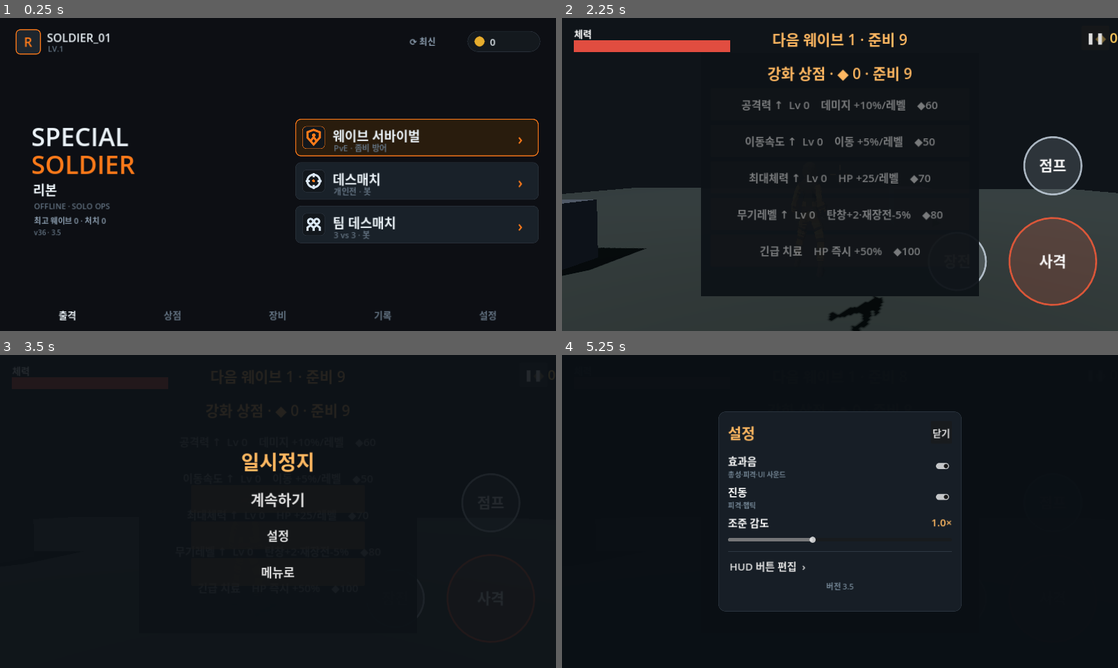
Above: before the commit, frames 1-4 (two rows, left to right).
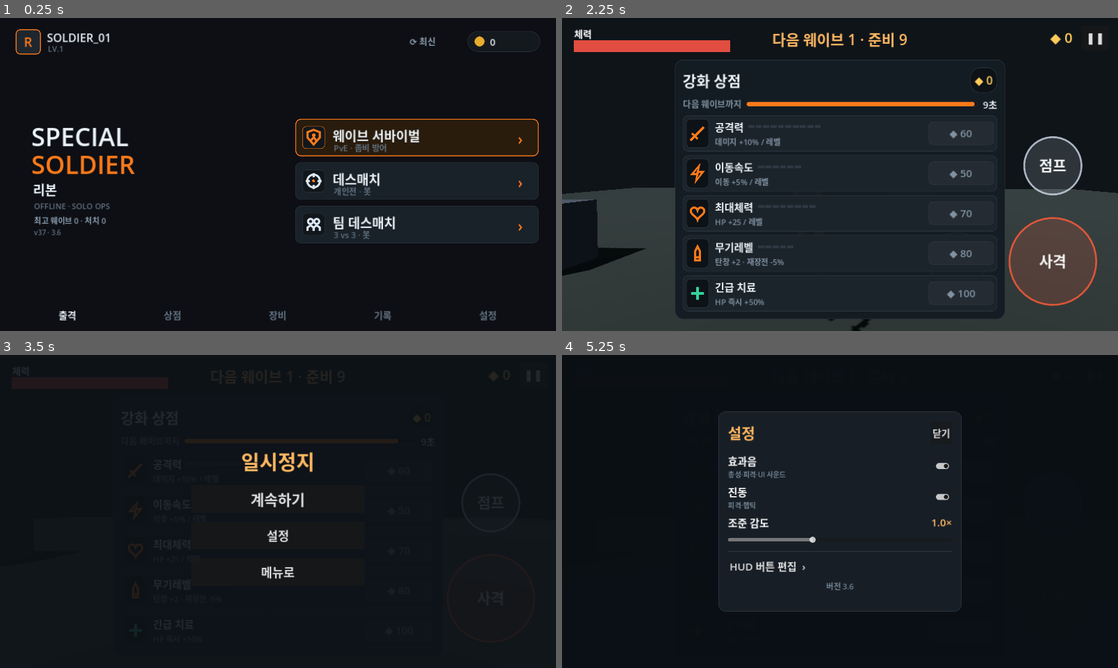
Above: after the commit, the same moments.

Repository: jjongjjongs/Reborn
Game: Godot game, scene res://Menu.tscn
The game is run twice, just before and just after one commit, with the same random seed, the same clock (stepped at 60 frames per second) and the same inputs.
Inputs (mouse positions are in pixels of both pictures, inside the frame that each line leads up to):
- Up to frame 1 (0.25 s): no input
- Up to frame 2 (2.25 s): click "⟳ 최신" at 0.5 s; click "닫기" at 1.25 s; click (979, 136) at 2.02 s
- Up to frame 3 (3.5 s): click "❚❚" at 2.75 s
- Up to frame 4 (5.25 s): click "계속하기" at 3.5 s; click "❚❚" at 4.25 s; click "설정" at 5 s

The runs differ from the first frame. In frame 1, less than 0.1% of the frame differs, in the area x 7-11%, y 67-70%; in frame 2, 14%, in the area x 20-100%, y 4-97%; in frame 3, less than 0.1%; in frame 4, less than 0.1%.

Commit message:
feat: 강화 상점 카드형 개편 + 포인트/일시정지 겹침 수정 (v37)
- shop.gd: 시안(02) 적용 — 헤더(제목 + 보유 ◆ 알약), 다음 웨이브까지 타이머 바,
  항목별 카드(아이콘 · 레벨 핍 · 효과 · 구매 버튼). 살 수 없으면 버튼 흐리게,
  최대면 '최대', 긴급 치료는 초록. 구매 시 효과음. 패널은 상단 HUD(체력·웨이브)
  아래부터 시작해 가리지 않음.
- mode_icon.gd: 상점 아이콘 추가(공격력=칼, 이동속도=번개, 체력=하트,
  무기=탄환, 치료=플러스).
- main.gd: 포인트(◆) 라벨을 우상단 일시정지 버튼 왼쪽으로 이동(겹침 해소).
- Xvfb 렌더로 실제 화면 확인.
- 버전 36→37 (3.5→3.6)

Co-Authored-By: Claude Opus 5.5 <noreply@anthropic.com>
Claude-Session: https://claude.ai/code/session_017gCHGQkLFHx2VS6S1QuV14

Diff:
--- a/game/main.gd
+++ b/game/main.gd
@@ -130,7 +130,7 @@
 	_pts_lbl = _mk_label("◆ 0", 32, Vector2.ZERO)
 	_pts_lbl.add_theme_color_override("font_color", Color(1.0, 0.8, 0.35))
 	_pts_lbl.anchor_left = 1.0; _pts_lbl.anchor_right = 1.0
-	_pts_lbl.offset_left = -240; _pts_lbl.offset_top = 22
+	_pts_lbl.offset_left = -340; _pts_lbl.offset_right = -104; _pts_lbl.offset_top = 22   # left of pause
 	_pts_lbl.horizontal_alignment = HORIZONTAL_ALIGNMENT_RIGHT
 	layer.add_child(_pts_lbl)
 
--- a/game/mode_icon.gd
+++ b/game/mode_icon.gd
@@ -24,6 +24,11 @@
 		"survival": _shield()
 		"dm": _reticle()
 		"team": _team()
+		"atk": _atk()
+		"spd": _spd()
+		"hp": _heart()
+		"wp": _ammo()
+		"heal": _plus()
 
 func _shield() -> void:
 	var pts := PackedVector2Array([
@@ -45,3 +50,28 @@
 		draw_arc(_p(cx, 8), minf(size.x, size.y) * 0.11, 0.0, TAU, 24, col, _w(), true)
 		draw_polyline(PackedVector2Array([
 			_p(cx - 4, 20), _p(cx - 4, 16), _p(cx, 13), _p(cx + 4, 16), _p(cx + 4, 20)]), col, _w(), true)
+
+func _atk() -> void:   # sword: blade, guard, grip
+	draw_line(_p(8, 16), _p(20, 4), col, _w() * 1.2, true)
+	draw_line(_p(5, 12), _p(12, 19), col, _w(), true)
+	draw_line(_p(8, 16), _p(3, 21), col, _w() * 1.2, true)
+
+func _spd() -> void:   # lightning bolt
+	draw_polyline(PackedVector2Array([_p(14, 2), _p(5, 13), _p(12, 13), _p(10, 22), _p(19, 10), _p(12, 10), _p(14, 2)]), col, _w(), true)
+
+func _heart() -> void:
+	var pts := PackedVector2Array()
+	for i in 41:
+		var t := TAU * float(i) / 40.0
+		var x := 16.0 * pow(sin(t), 3)
+		var y := 13.0 * cos(t) - 5.0 * cos(2 * t) - 2.0 * cos(3 * t) - cos(4 * t)
+		pts.append(_p(12 + x * 0.55, 11 - y * 0.55))
+	draw_polyline(pts, col, _w(), true)
+
+func _ammo() -> void:  # bullet
+	draw_polyline(PackedVector2Array([_p(9, 21), _p(9, 9), _p(12, 3), _p(15, 9), _p(15, 21), _p(9, 21)]), col, _w(), true)
+	draw_line(_p(9, 17), _p(15, 17), col, _w(), true)
+
+func _plus() -> void:
+	draw_line(_p(12, 4), _p(12, 20), col, _w() * 1.3, true)
+	draw_line(_p(4, 12), _p(20, 12), col, _w() * 1.3, true)
--- a/game/project.godot
+++ b/game/project.godot
@@ -4,8 +4,8 @@
 [application]
 
 config/name="스페셜솔져 리본"
-config/version="3.5"
-config/build_code=36
+config/version="3.6"
+config/build_code=37
 run/main_scene="res://Menu.tscn"
 config/icon="res://icon.svg"
 config/quit_on_go_back=false
--- a/game/shop.gd
+++ b/game/shop.gd
@@ -1,62 +1,152 @@
 class_name UpgradeShop
 extends Control
-## M4 in-run upgrade shop. Visible during prep; spend points on escalating
-## upgrades (PVENET2 model). Buttons are GUI (TouchInput is suppressed while the
-## shop is open via Controls.shop_open). Laid out from the viewport size so it
-## stays centered regardless of device resolution.
+## In-run upgrade shop shown during the prep phase between waves. Card layout:
+## header (title + points pill), prep timer bar, and one card per upgrade with
+## an icon, level pips, effect text and a buy button (dimmed when unaffordable,
+## "최대" when maxed). TouchInput is suppressed while open (Controls.shop_open).
 
 const UPG := [
-	{"id": "atk", "name": "공격력 ↑", "effect": "데미지 +10%/레벨", "base": 60, "mul": 1.5, "max": 10},
-	{"id": "spd", "name": "이동속도 ↑", "effect": "이동 +5%/레벨", "base": 50, "mul": 1.5, "max": 6},
-	{"id": "hp", "name": "최대체력 ↑", "effect": "HP +25/레벨", "base": 70, "mul": 1.5, "max": 8},
-	{"id": "wp", "name": "무기레벨 ↑", "effect": "탄창+2·재장전-5%", "base": 80, "mul": 1.6, "max": 5},
+	{"id": "atk", "name": "공격력", "effect": "데미지 +10% / 레벨", "base": 60, "mul": 1.5, "max": 10},
+	{"id": "spd", "name": "이동속도", "effect": "이동 +5% / 레벨", "base": 50, "mul": 1.5, "max": 6},
+	{"id": "hp", "name": "최대체력", "effect": "HP +25 / 레벨", "base": 70, "mul": 1.5, "max": 8},
+	{"id": "wp", "name": "무기레벨", "effect": "탄창 +2 · 재장전 -5%", "base": 80, "mul": 1.6, "max": 5},
 	{"id": "heal", "name": "긴급 치료", "effect": "HP 즉시 +50%", "base": 100, "mul": 1.0, "max": -1},
 ]
-const PANEL_W := 640.0
-const PANEL_H := 560.0
-
-var _panel: ColorRect
-var _vb: VBoxContainer
-var _title: Label
+const PANEL_W := 760.0
+const PANEL_H := 572.0
+const PREP_MAX := 9.0
+
+const C_ACCENT := Color(1.0, 0.48, 0.10)
+const C_OK := Color(0.21, 0.83, 0.61)
+const C_PANEL := Color(0.08, 0.11, 0.14, 0.97)
+const C_CARD := Color(0.11, 0.14, 0.17)
+const C_LINE := Color(0.18, 0.22, 0.26)
+const C_FG := Color(0.92, 0.95, 0.97)
+const C_DIM := Color(0.50, 0.57, 0.63)
+
+var _panel: PanelContainer
+var _pts: Label
+var _timer_bar: ProgressBar
+var _timer_lbl: Label
 var _rows: Array = []
 
 func _ready() -> void:
 	mouse_filter = Control.MOUSE_FILTER_IGNORE
-	_panel = ColorRect.new()
-	_panel.color = Color(0.05, 0.07, 0.09, 0.95)
+	_panel = PanelContainer.new()
+	_panel.add_theme_stylebox_override("panel", _sb(C_PANEL, C_LINE, 1, 18, 18))
+	_panel.mouse_filter = Control.MOUSE_FILTER_STOP
 	add_child(_panel)
-
-	_vb = VBoxContainer.new()
-	_vb.add_theme_constant_override("separation", 10)
-	add_child(_vb)
-
-	_title = Label.new()
-	_title.text = "강화 상점"
-	_title.add_theme_font_size_override("font_size", 34)
-	_title.add_theme_color_override("font_color", Color(1.0, 0.72, 0.38))
-	_title.horizontal_alignment = HORIZONTAL_ALIGNMENT_CENTER
-	_vb.add_child(_title)
+	var v := VBoxContainer.new(); v.add_theme_constant_override("separation", 9)
+	_panel.add_child(v)
+
+	# header: title + points pill
+	var head := HBoxContainer.new()
+	var t := Label.new(); t.text = "강화 상점"
+	t.add_theme_font_size_override("font_size", 34)
+	t.add_theme_color_override("font_color", C_FG)
+	t.size_flags_horizontal = Control.SIZE_EXPAND_FILL
+	head.add_child(t)
+	var pill := PanelContainer.new()
+	pill.add_theme_stylebox_override("panel", _sb(Color(0.05, 0.07, 0.09), C_LINE, 1, 22, 10))
+	_pts = Label.new(); _pts.add_theme_font_size_override("font_size", 26)
+	_pts.add_theme_color_override("font_color", Color(1.0, 0.8, 0.35))
+	pill.add_child(_pts)
+	head.add_child(pill)
+	v.add_child(head)
+
+	# prep timer
+	var tr := HBoxContainer.new(); tr.add_theme_constant_override("separation", 12)
+	var tl := Label.new(); tl.text = "다음 웨이브까지"
+	tl.add_theme_font_size_override("font_size", 20); tl.add_theme_color_override("font_color", C_DIM)
+	tr.add_child(tl)
+	_timer_bar = ProgressBar.new()
+	_timer_bar.min_value = 0.0; _timer_bar.max_value = PREP_MAX; _timer_bar.show_percentage = false
+	_timer_bar.custom_minimum_size = Vector2(0, 10)
+	_timer_bar.size_flags_horizontal = Control.SIZE_EXPAND_FILL
+	_timer_bar.size_flags_vertical = Control.SIZE_SHRINK_CENTER
+	_timer_bar.add_theme_stylebox_override("background", _sb(Color(0.04, 0.06, 0.08), C_LINE, 1, 5, 0))
+	_timer_bar.add_theme_stylebox_override("fill", _sb(C_ACCENT, C_ACCENT, 0, 5, 0))
+	tr.add_child(_timer_bar)
+	_timer_lbl = Label.new(); _timer_lbl.add_theme_font_size_override("font_size", 22)
+	_timer_lbl.add_theme_color_override("font_color", C_FG)
+	tr.add_child(_timer_lbl)
+	v.add_child(tr)
 
 	for upg in UPG:
-		var b := Button.new()
-		b.add_theme_font_size_override("font_size", 25)
-		b.custom_minimum_size = Vector2(0, 74)
-		b.pressed.connect(_buy.bind(upg))
-		_vb.add_child(b)
-		_rows.append({"btn": b, "upg": upg})
+		v.add_child(_card(upg))
 
 	visible = false
 	_relayout()
 	get_viewport().size_changed.connect(_relayout)
 
+func _card(upg: Dictionary) -> Control:
+	var heal: bool = upg["id"] == "heal"
+	var card := PanelContainer.new()
+	card.add_theme_stylebox_override("panel", _sb(C_CARD, C_LINE, 1, 12, 8))
+	var h := HBoxContainer.new(); h.add_theme_constant_override("separation", 14)
+	card.add_child(h)
+
+	var ib := PanelContainer.new()
+	ib.add_theme_stylebox_override("panel", _sb(Color(0.05, 0.07, 0.09), C_LINE, 1, 9, 0))
+	ib.custom_minimum_size = Vector2(52, 52)
+	var icon := ModeIcon.new(); icon.kind = upg["id"]
+	icon.col = C_OK if heal else C_ACCENT
+	icon.custom_minimum_size = Vector2(52, 52)
+	ib.add_child(icon)
+	h.add_child(ib)
+
+	var mid := VBoxContainer.new(); mid.size_flags_horizontal = Control.SIZE_EXPAND_FILL
+	mid.add_theme_constant_override("separation", 2)
+	var top := HBoxContainer.new(); top.add_theme_constant_override("separation", 10)
+	var nm := Label.new(); nm.text = upg["name"]
+	nm.add_theme_font_size_override("font_size", 24); nm.add_theme_color_override("font_color", C_FG)
+	top.add_child(nm)
+	var pips: Array = []
+	if not heal:
+		var ph := HBoxContainer.new(); ph.add_theme_constant_override("separation", 3)
+		ph.size_flags_vertical = Control.SIZE_SHRINK_CENTER
+		for i in int(upg["max"]):
+			var pip := ColorRect.new(); pip.custom_minimum_size = Vector2(14, 6)
+			pip.color = C_LINE
+			ph.add_child(pip); pips.append(pip)
+		top.add_child(ph)
+	mid.add_child(top)
+	var ef := Label.new(); ef.text = upg["effect"]
+	ef.add_theme_font_size_override("font_size", 18); ef.add_theme_color_override("font_color", C_DIM)
+	mid.add_child(ef)
+	h.add_child(mid)
+
+	var b := Button.new(); b.focus_mode = Control.FOCUS_NONE
+	b.custom_minimum_size = Vector2(150, 54)
+	b.size_flags_vertical = Control.SIZE_SHRINK_CENTER
+	b.add_theme_font_size_override("font_size", 24)
+	var bc := C_OK if heal else C_ACCENT
+	b.add_theme_stylebox_override("normal", _sb(bc, bc, 0, 10, 8))
+	b.add_theme_stylebox_override("hover", _sb(bc.lightened(0.1), bc, 0, 10, 8))
+	b.add_theme_stylebox_override("pressed", _sb(bc.darkened(0.15), bc, 0, 10, 8))
+	b.add_theme_stylebox_override("disabled", _sb(Color(0.14, 0.17, 0.20), C_LINE, 1, 10, 8))
+	b.add_theme_color_override("font_color", Color(0.08, 0.05, 0.02))
+	b.add_theme_color_override("font_hover_color", Color(0.08, 0.05, 0.02))
+	b.add_theme_color_override("font_pressed_color", Color(0.08, 0.05, 0.02))
+	b.add_theme_color_override("font_disabled_color", C_DIM)
+	b.pressed.connect(_buy.bind(upg))
+	h.add_child(b)
+	_rows.append({"btn": b, "upg": upg, "pips": pips})
+	return card
+
+func _sb(bg: Color, border: Color, bw: int, rad: int, margin: int) -> StyleBoxFlat:
+	var s := StyleBoxFlat.new()
+	s.bg_color = bg; s.border_color = border; s.set_border_width_all(bw)
+	s.set_corner_radius_all(rad); s.set_content_margin_all(margin)
+	return s
+
 func _relayout() -> void:
 	var vp := get_viewport().get_visible_rect().size
-	var x := (vp.x - PANEL_W) * 0.5
-	var y := (vp.y - PANEL_H) * 0.5
-	_panel.position = Vector2(x, y)
-	_panel.size = Vector2(PANEL_W, PANEL_H)
-	_vb.position = Vector2(x + 22, y + 20)
-	_vb.size = Vector2(PANEL_W - 44, PANEL_H - 40)
+	# start below the HUD's top row (wave label / HP bar) so nothing peeks behind it
+	var top := 96.0
+	var h := minf(PANEL_H, vp.y - top - 12.0)
+	_panel.position = Vector2((vp.x - PANEL_W) * 0.5, top)
+	_panel.size = Vector2(PANEL_W, h)
 
 func _lv(id: String) -> int:
 	match id:
@@ -82,6 +172,7 @@
 	if Controls.points < c:
 		return
 	Controls.points -= c
+	Sfx.play("ui")
 	match upg["id"]:
 		"atk": Controls.atk_lv += 1; Controls.dmg_mult += 0.10
 		"spd": Controls.spd_lv += 1; Controls.speed_mult += 0.05
@@ -99,16 +190,20 @@
 			Controls.fire_held = false
 	if not visible:
 		return
-	_title.text = "강화 상점 · ◆ %d · 준비 %d" % [Controls.points, ceili(Controls.prep_left)]
+	_pts.text = "◆ %d" % Controls.points
+	_timer_bar.value = clampf(Controls.prep_left, 0.0, PREP_MAX)
+	_timer_lbl.text = "%d초" % ceili(Controls.prep_left)
 	for r in _rows:
 		var upg: Dictionary = r["upg"]
 		var b: Button = r["btn"]
 		var lv := _lv(upg["id"])
-		var lvtxt := ("" if upg["id"] == "heal" else "  Lv %d" % lv)
+		var pips: Array = r["pips"]
+		for i in pips.size():
+			(pips[i] as ColorRect).color = C_OK if i < lv else C_LINE
 		if _maxed(upg):
-			b.text = "%s%s   —   최대" % [upg["name"], lvtxt]
+			b.text = "최대"
 			b.disabled = true
 		else:
 			var c := _cost(upg)
-			b.text = "%s%s    %s    ◆%d" % [upg["name"], lvtxt, upg["effect"], c]
+			b.text = "◆ %d" % c
 			b.disabled = Controls.points < c
Not shown, changed: game/export_presets.cfg
